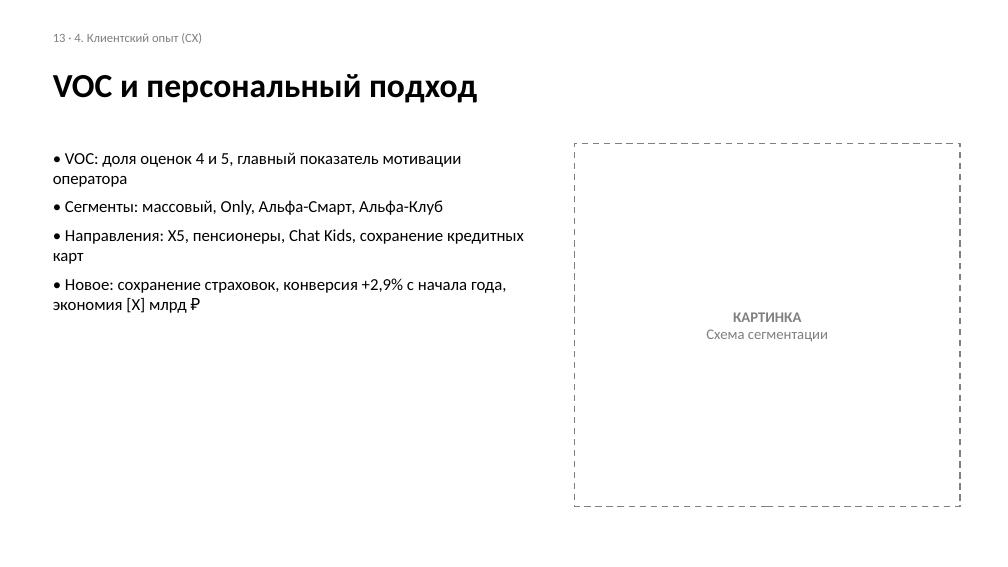
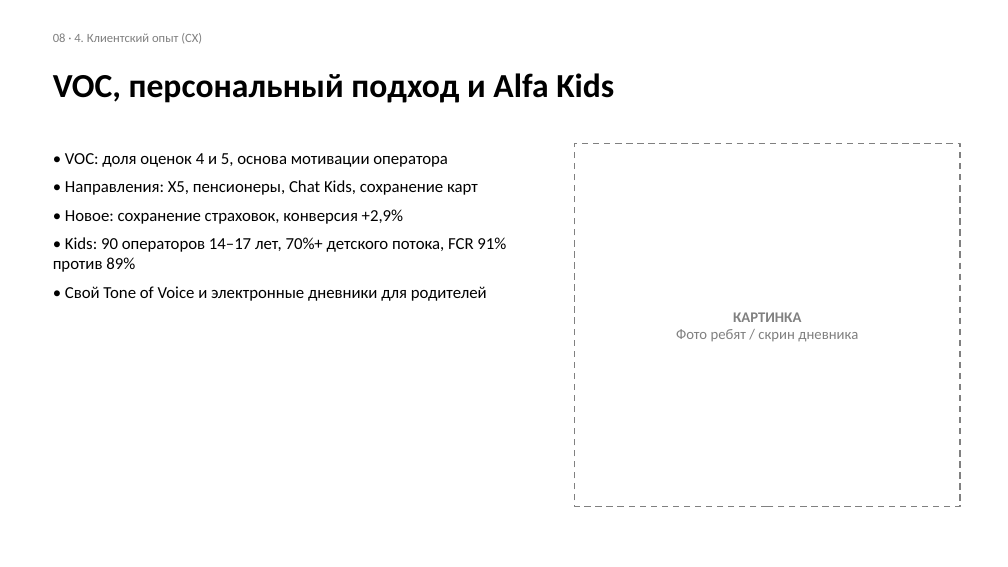
Before and after one commit to sdsds113/aboba, a slide deck: slide 8 of Шаблон_презентации_ХГ_2026.pptx (slide 13 before the commit). Drawn at 1008x567 pixels with LibreOffice and Linux fonts; fonts in the diff are those of the drawing. Boxes give left, top, right and bottom in pixels: in the first picture for what was removed or moved away, otherwise in the second. Text is boxed around its words. In the diff, an @@ line names an element or a change of style, - is before the commit and + after.

```diff
--- a/Шаблон_презентации_ХГ_2026.pptx
+++ b/Шаблон_презентации_ХГ_2026.pptx
@@ text at <box>53,33,202,44</box>: text changed @@
-13 · 4. Клиентский опыт (CX)
+08 · 4. Клиентский опыт (CX)
@@ text at <box>53,73,614,103</box>: text changed @@
-VOC и персональный подход
+VOC, персональный подход и Alfa Kids
@@ text at <box>53,153,506,301</box>: text changed @@
-• VOC: доля оценок 4 и 5, главный показатель мотивации оператора
-• Сегменты: массовый, Only, Альфа-Смарт, Альфа-Клуб
-• Направления: X5, пенсионеры, Chat Kids, сохранение кредитных карт
-• Новое: сохранение страховок, конверсия +2,9% с начала года, экономия [X] млрд ₽
+• VOC: доля оценок 4 и 5, основа мотивации оператора
+• Направления: X5, пенсионеры, Chat Kids, сохранение карт
+• Новое: сохранение страховок, конверсия +2,9%
+• Kids: 90 операторов 14–17 лет, 70%+ детского потока, FCR 91% против 89%
+• Свой Tone of Voice и электронные дневники для родителей
@@ text in rectangle at <box>676,329,858,342</box>: text changed @@
-Схема сегментации
+Фото ребят / скрин дневника
```
Also in this commit, not shown: 11 other slides changed, 14 slides removed.
